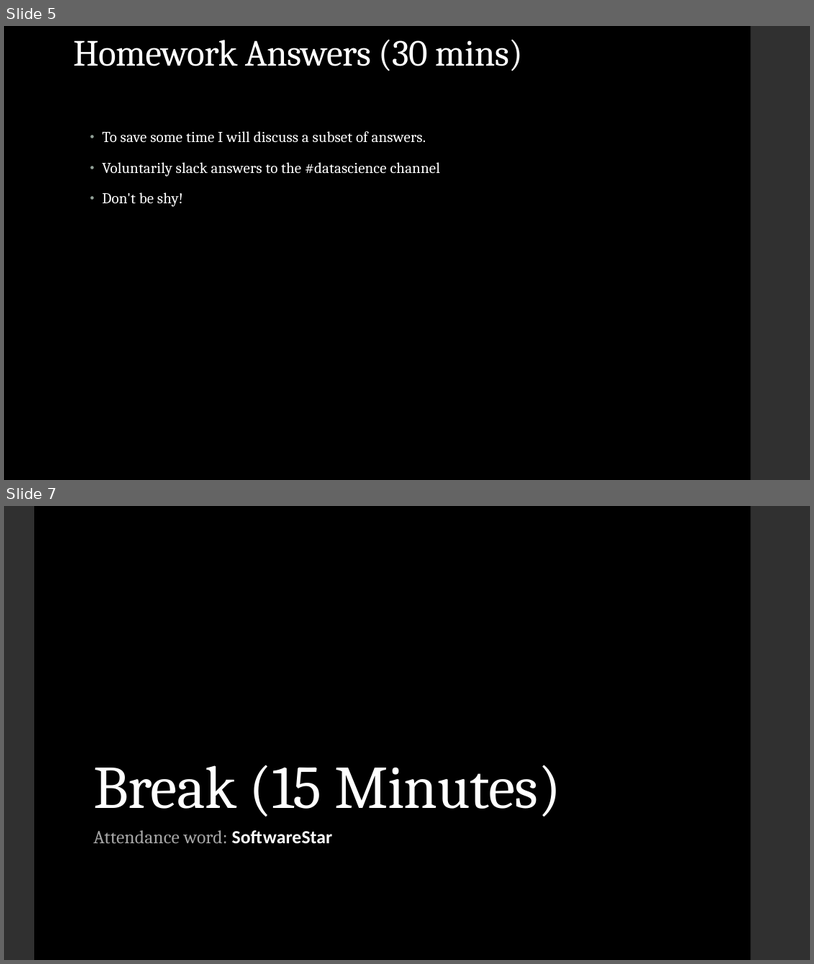
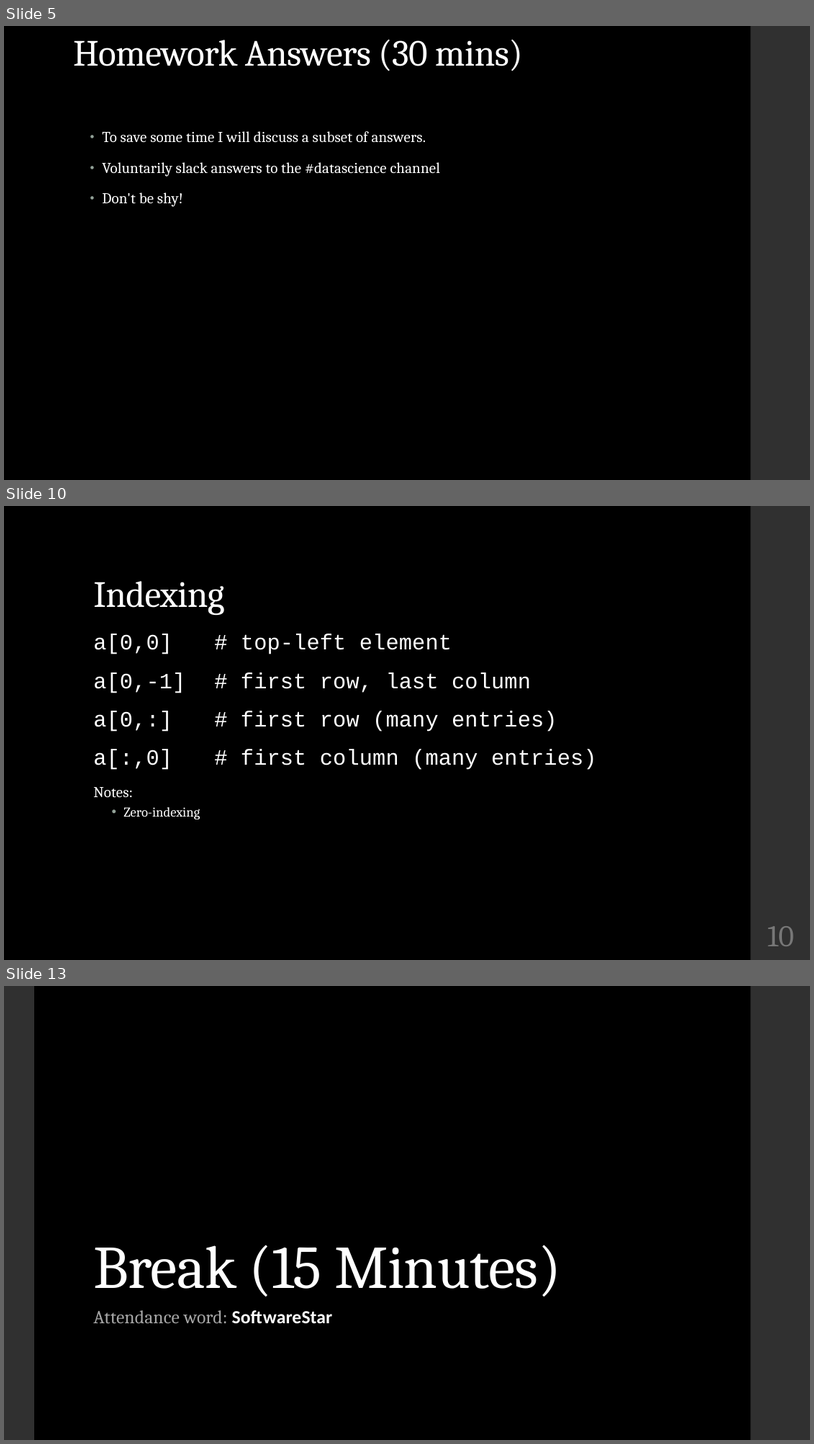
Before and after one commit to LaunchCoderGirlSTL/Data-Science-Assignments, a slide deck: course_material/week_04/week_04_presentation.pptx. Shown one above the other, each under a label of ours: slides 5 and 7 before the commit, slides 5, 10 and 13 after it; the slides between them are not shown. The pictures are 814x964 and 814x1444 pixels, drawn with LibreOffice and Linux fonts; fonts in the diff are those of the drawing. Boxes give left, top, right and bottom in pixels: in the first picture for what was removed or moved away, otherwise in the second. Text is boxed around its words. In the diff, an @@ line names an element or a change of style, - is before the commit and + after.

```diff
--- a/course_material/week_04/week_04_presentation.pptx
+++ b/course_material/week_04/week_04_presentation.pptx
@@ slide 10 added at (4, 506, 810, 960), background #000000; not listed: 1 template element that a slide beside it also shows @@
@@ title added at (93, 581, 224, 615), 44 pt, text #FFFFFF @@
+Indexing
@@ text added at (93, 634, 597, 819), 26 pt, text #FFFFFF @@
+a[0,0] # top-left element
+a[0,-1] # first row, last column
+a[0,:] # first row (many entries)
+a[:,0] # first column (many entries)
+Notes:
+  • Zero-indexing
@@ page number added at (768, 926, 795, 946), 36 pt, text #777777 @@
+10
@@ what was slide 7 is now slide 13 @@
```
Also in this commit, not shown: 1 slide changed, 7 other slides added.
